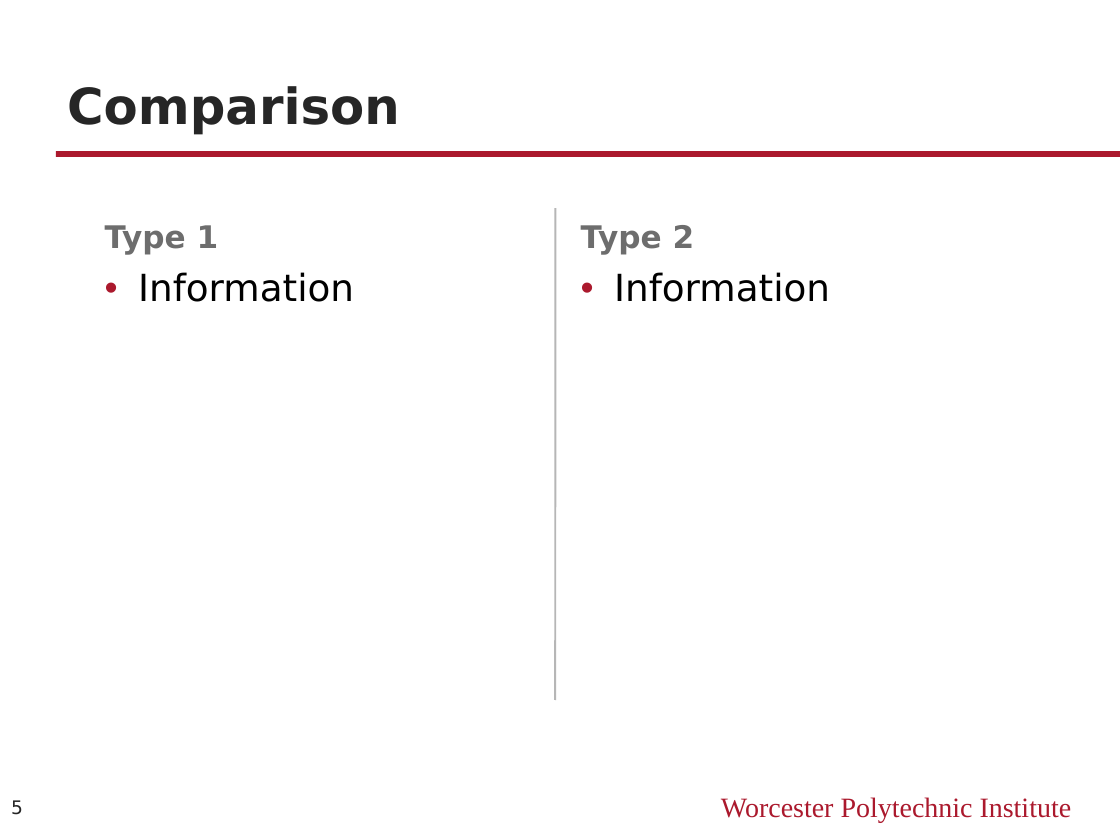
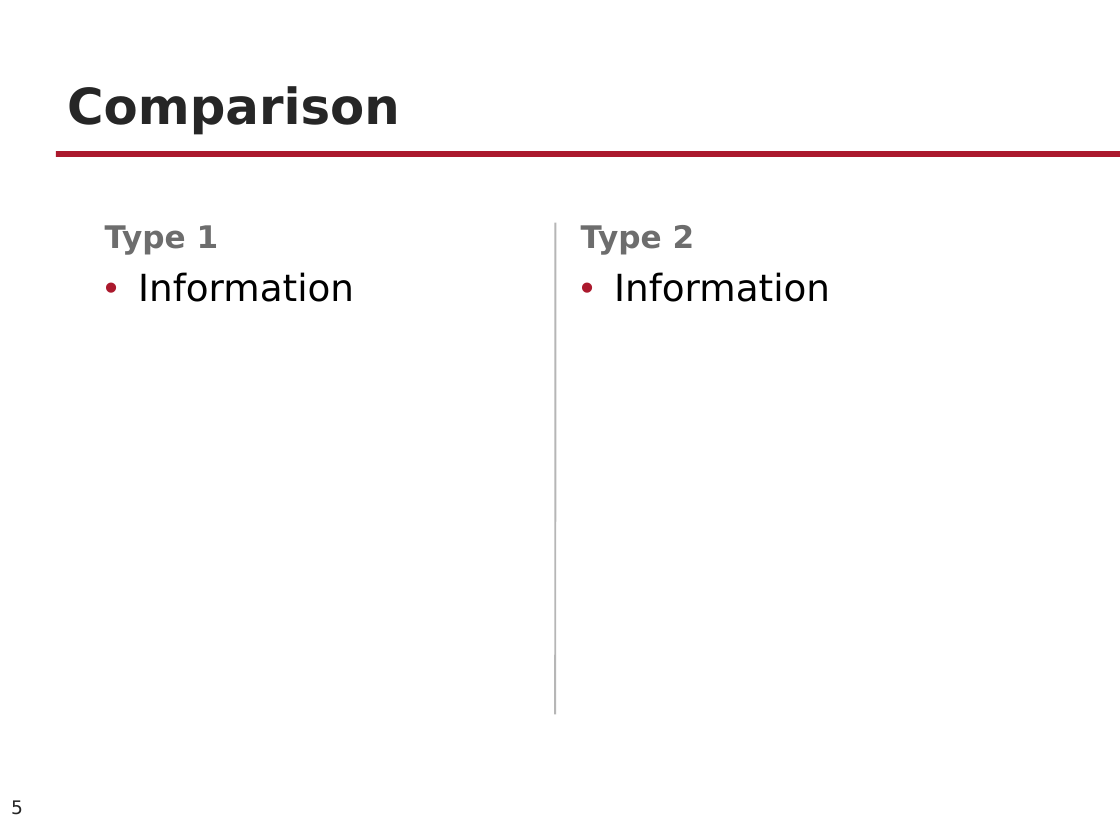
Before and after one commit to NESTLab/PresentationTemplates, a slide deck: slide 5 of PPT/NESTLab Slide Template.pptx. Drawn at 1120x840 pixels with LibreOffice and Linux fonts; fonts in the diff are those of the drawing; background and template pictures are left out. Boxes give left, top, right and bottom in pixels: in the first picture for what was removed or moved away, otherwise in the second. Text is boxed around its words. In the diff, an @@ line names an element or a change of style, - is before the commit and + after.

```diff
--- a/PPT/NESTLab Slide Template.pptx
+++ b/PPT/NESTLab Slide Template.pptx
@@ line moved from (556, 208) - (556, 700) to (556, 223) - (556, 715) @@
@@ text removed at (721, 797, 1072, 823) @@
-Worcester Polytechnic Institute
```
Also in this commit, not shown: 5 other slides changed, 1 other file.
